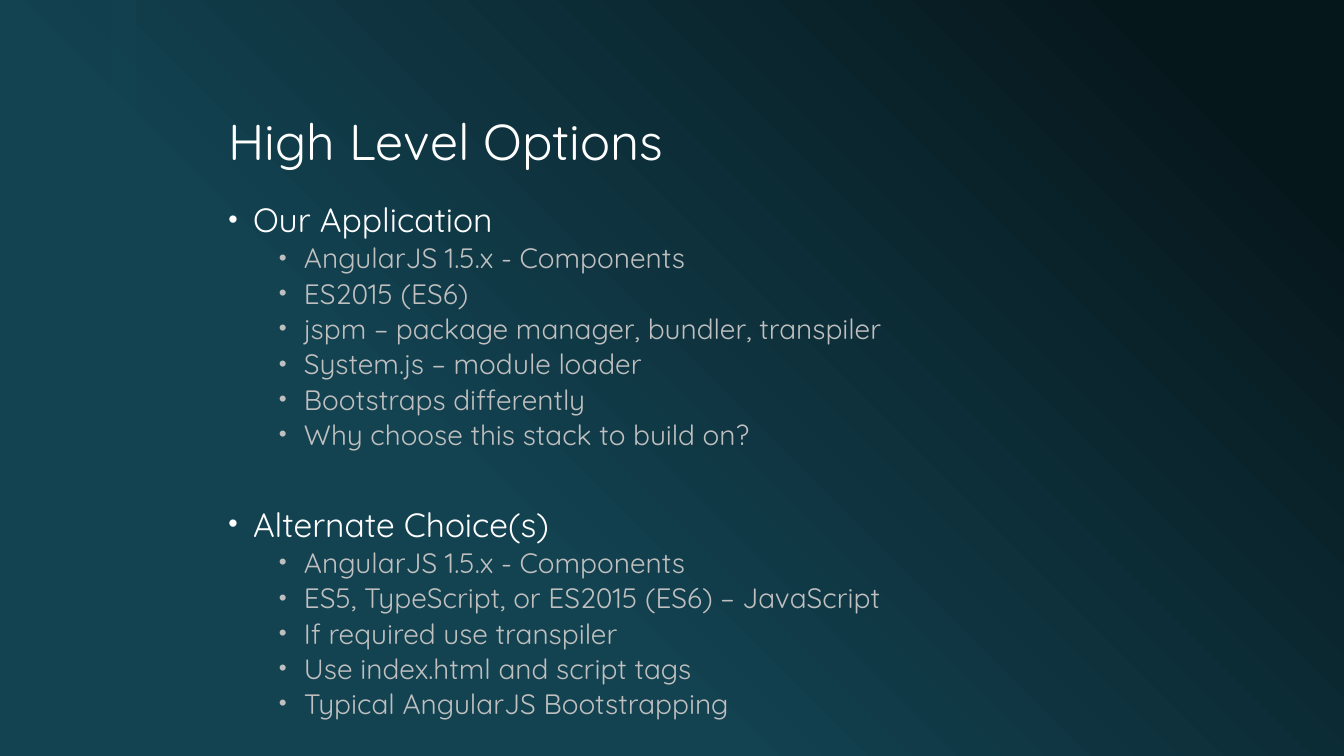
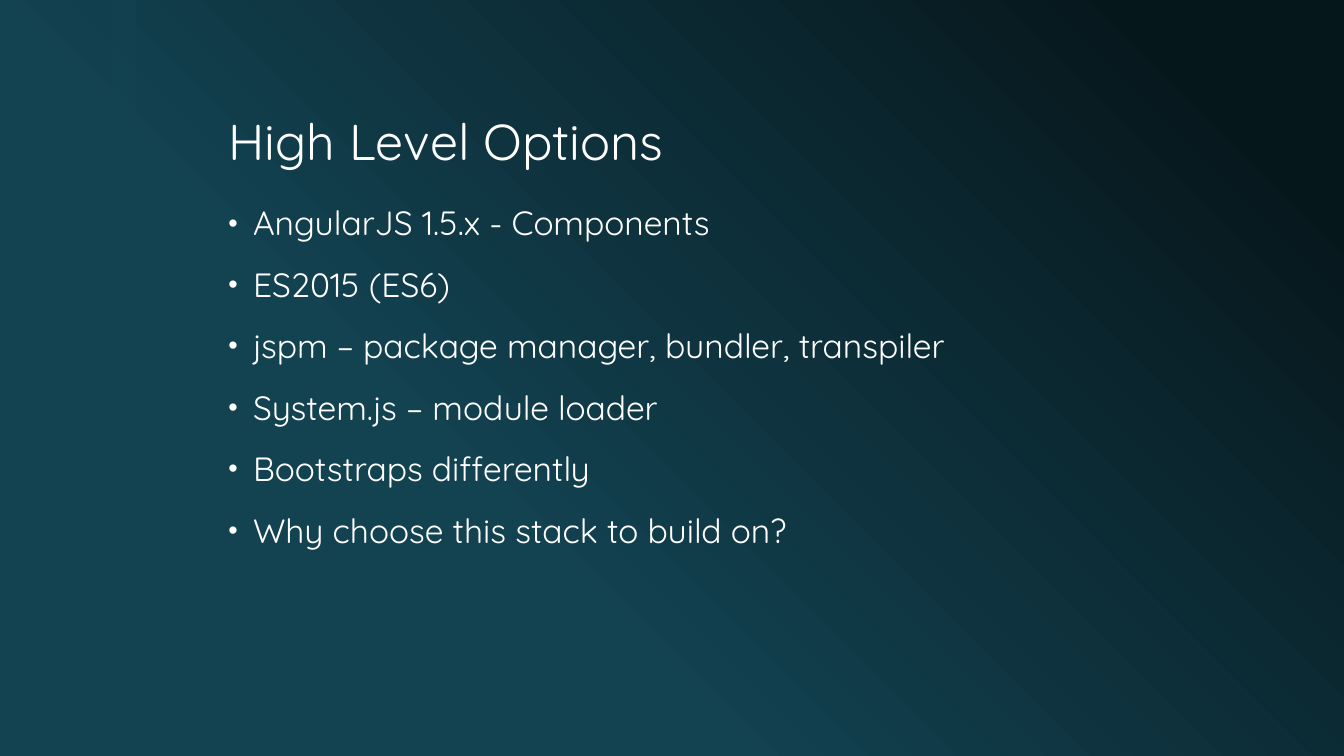
Before and after one commit to lukekedz/ReviewPresentation, a slide deck: slide 5 of Deck/Testable ES2015 AngularJS 1.5.x Component-based Applications.pptx. Drawn at 1344x756 pixels with LibreOffice and Linux fonts; fonts in the diff are those of the drawing; background and template pictures are left out. Boxes give left, top, right and bottom in pixels: in the first picture for what was removed or moved away, otherwise in the second. Text is boxed around its words. In the diff, an @@ line names an element or a change of style, - is before the commit and + after.

```diff
--- a/Deck/Testable ES2015 AngularJS 1.5.x Component-based Applications.pptx
+++ b/Deck/Testable ES2015 AngularJS 1.5.x Component-based Applications.pptx
@@ text "AngularJS 1.5.x - Components" at [253, 210, 945, 550]: size 20 to 24 pt, text colour #BFBFBF to #FFFFFF; list level 2 to 1 in "AngularJS 1.5.x - Components"; line spacing 0.8 to 0.9; list level 2 to 1 in "ES2015 (ES6)"; list level 2 to 1 in "jspm – package manager, bundler, ..."; list level 2 to 1 in "System.js – module loader"; list level 2 to 1 in "Bootstraps differently"; list level 2 to 1 in "Why choose this stack to ..." @@
@@ text at [253, 207, 493, 239]: paragraph removed @@
-• Our Application
@@ text at [253, 512, 880, 720]: paragraphs removed @@
-• Alternate Choice(s)
-  • AngularJS 1.5.x - Components
-  • ES5, TypeScript, or ES2015 (ES6) – JavaScript
-  • If required use transpiler
-  • Use index.html and script tags
-  • Typical AngularJS Bootstrapping
```
Also in this commit, not shown: 2 other slides changed, 1 other file.
